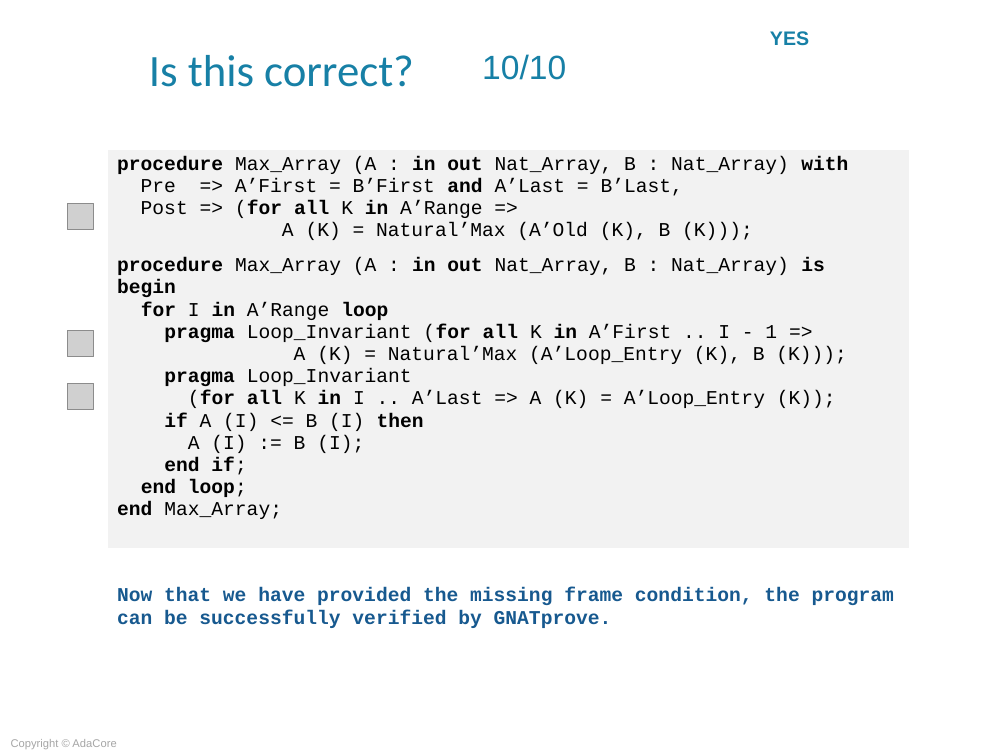
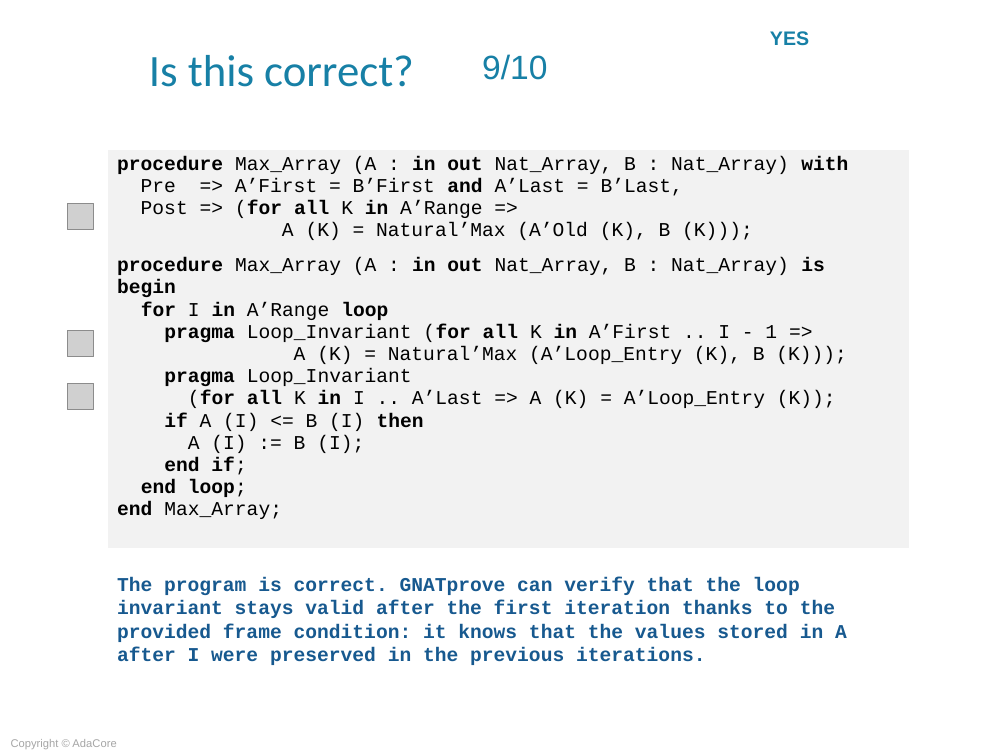
Before and after one commit to AdaCoreU/Courses, a slide deck: slide 34 of lectures/06_SPARK_2014/05_Proof_Of_Functional_Correctness/Slides/05_Proof_Of_Functional_Correctness.ppt (slide 36 before the commit). Drawn at 1008x756 pixels with LibreOffice and Linux fonts; fonts in the diff are those of the drawing; grey boxes stand for pictures; background and template pictures are left out. Boxes give left, top, right and bottom in pixels: in the first picture for what was removed or moved away, otherwise in the second. Text is boxed around its words. In the diff, an @@ line names an element or a change of style, - is before the commit and + after.

Commit message:
Q623-002 Update SPARK course for generated frame conditions

```diff
--- a/lectures/06_SPARK_2014/05_Proof_Of_Functional_Correctness/Slides/05_Proof_Of_Functional_Correctness.ppt
+++ b/lectures/06_SPARK_2014/05_Proof_Of_Functional_Correctness/Slides/05_Proof_Of_Functional_Correctness.ppt
@@ title at <box>482,54,547,80</box>: text changed @@
-10/10
+9/10
@@ text removed at <box>117,587,894,628</box> @@
-Now that we have provided the missing frame condition, the program can be successfully verified by GNATprove.
@@ text added at <box>117,577,847,665</box>, 14 pt, text #17598F, bold @@
+The program is correct. GNATprove can verify that the loop invariant stays valid after the first iteration thanks to the provided frame condition: it knows that the values stored in A after I were preserved in the previous iterations.
```
Also in this commit, not shown: 4 other slides changed, 1 other file.
